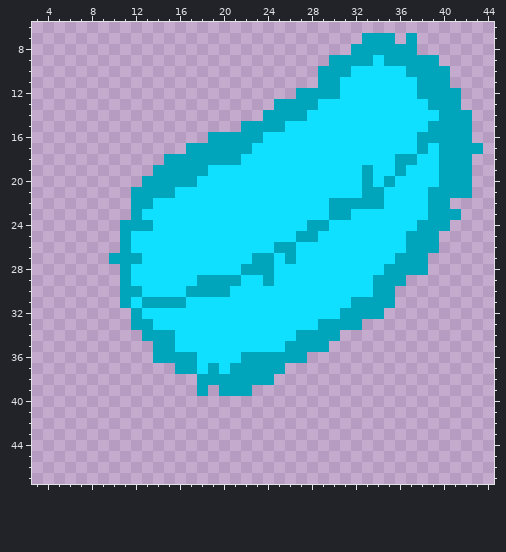
Two versions of one pixel-art sprite, example/images/Fruit/Body/26.png. Above: the version before the commit.
The file is 50x50 pixels. Shown: x 3..44, y 6..47.
And afterwards:
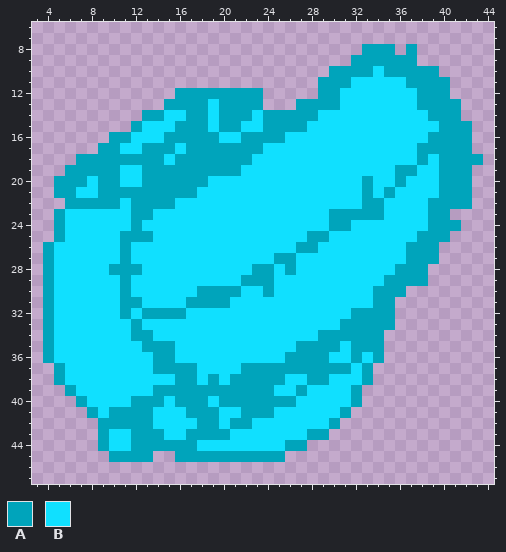
Palette (. is transparent): A #00a4bb  B #10e0ff
The commit says: better dick fruit?
Changes in this commit:
@@ x 3..44 @@
  6 ..........................................
- 7 ..............................AAA.A.......
- 8 .............................AAAAAA.......
- 9 ...........................AAAABAAAAA.....
-10 ..........................AAABBBBBAAAA....
-11 ..........................AABBBBBBBAAA....
-12 ........................AAAABBBBBBBAAAA...
-13 ......................AAAABBBBBBBBBBAAA...
-14 .....................AAAABBBBBBBBBBBBAAA..
-15 ...................AAAABBBBBBBBBBBBBAAAA..
-16 ................AAAAABBBBBBBBBBBBBBAAAAA..
-17 ..............AAAAAABBBBBBBBBBBBBBBABAAAA.
-18 ............AAAAAAABBBBBBBBBBBBBBAABBAAA..
-19 ...........AAAAABBBBBBBBBBBBBBABBABBBAAA..
-20 ..........AAAAABBBBBBBBBBBBBBBABABBBBAAA..
-21 .........AAAABBBBBBBBBBBBBBBBBAABBBBAAAA..
-22 .........AABBBBBBBBBBBBBBBBAAAAABBBBAA....
-23 .........ABBBBBBBBBBBBBBBBBAABBBBBBBAAA...
-24 ........AAABBBBBBBBBBBBBBAABBBBBBBBAAA....
-25 ........ABBBBBBBBBBBBBBBAABBBBBBBBAAA.....
-26 ........ABBBBBBBBBBBBBAABBBBBBBBBBAAA.....
-27 .......AAABBBBBBBBBBAABABBBBBBBBBAAA......
-28 ........ABBBBBBBBBBAAABBBBBBBBBBAAAA......
-29 ........ABBBBBBAAAABBABBBBBBBBBAAA........
-30 ........AABBBBAAAABBBBBBBBBBBBBAA.........
-31 ........ABAAAABBBBBBBBBBBBBBBAAAA.........
-32 .........ABBBBBBBBBBBBBBBBBBAAAA..........
-33 .........AABBBBBBBBBBBBBBBAAAA............
-34 ..........AAABBBBBBBBBBBAAAA..............
-35 ...........AABBBBBBBBBBAAAA...............
-36 ...........AAAABBBBAAAAAA.................
-37 .............AABABAAAAA...................
-38 ...............AAAAAAA....................
-39 ...............A.AAA......................
-40 ..........................................
-41 ..........................................
-42 ..........................................
-43 ..........................................
-44 ..........................................
-45 ..........................................
+ 7 ..........................................
+ 8 ..............................AAA.A.......
+ 9 .............................AAAAAA.......
+10 ...........................AAAABAAAAA.....
+11 ..........................AAABBBBBAAAA....
+12 .............AAAAAAAA.....AABBBBBBBAAA....
+13 ............AAAABAAAA...AAAABBBBBBBAAAA...
+14 ..........AABBAABAAABAAAAABBBBBBBBBBAAA...
+15 .........ABBBAAABAABBAAAABBBBBBBBBBBBAAA..
+16 .......AABBBAAAAABBAAAABBBBBBBBBBBBBAAAA..
+17 ......AABBAAABAAAAAAABBBBBBBBBBBBBBAAAAA..
+18 ....AAAAAAAABAAAAAAABBBBBBBBBBBBBBBABAAAA.
+19 ...AAAAABBAAAAAAAAABBBBBBBBBBBBBBAABBAAA..
+20 ..AAABAABBAAAAAABBBBBBBBBBBBBBABBABBBAAA..
+21 ..AABBAAAAAAAAABBBBBBBBBBBBBBBABABBBBAAA..
+22 ...AAAAABAAAABBBBBBBBBBBBBBBBBAABBBBAAAA..
+23 ..ABBBBBBAABBBBBBBBBBBBBBBBAAAAABBBBAA....
+24 ..ABBBBBBABBBBBBBBBBBBBBBBBAABBBBBBBAAA...
+25 ..ABBBBBAAABBBBBBBBBBBBBBAABBBBBBBBAAA....
+26 .ABBBBBBABBBBBBBBBBBBBBBAABBBBBBBBAAA.....
+27 .ABBBBBBABBBBBBBBBBBBBAABBBBBBBBBBAAA.....
+28 .ABBBBBAAABBBBBBBBBBAABABBBBBBBBBAAA......
+29 .ABBBBBBABBBBBBBBBBAAABBBBBBBBBBAAAA......
+30 .ABBBBBBABBBBBBAAAABBABBBBBBBBBAAA........
+31 .ABBBBBBAABBBBAAAABBBBBBBBBBBBBAA.........
+32 .ABBBBBBABAAAABBBBBBBBBBBBBBBAAAA.........
+33 .ABBBBBBBABBBBBBBBBBBBBBBBBBAAAAA.........
+34 .ABBBBBBBAABBBBBBBBBBBBBBBAAAAAA..........
+35 .ABBBBBBBBAAABBBBBBBBBBBAAAABAAA..........
+36 .ABBBBBBBBBAABBBBBBBBBBAAAABBABA..........
+37 ..ABBBBBBBBAAAABBBBAAAAAAAAAABA...........
+38 ..ABBBBBBBBBBAABABAAAAABBAABBBA...........
+39 ...ABBBBBBBAAAAAAAAAAABBABBBBA............
+40 ....ABBBBAAABAAABAAAAAAABBBBBA............
+41 .....ABAAAABBBAAABBAAABBBBBBA.............
+42 ......AAAAABBBBAABAABBBBBBBA..............
+43 ......ABBAAABBAAAABBBBBBBAA...............
+44 ......ABBAAAAAABBBBBBBBAA.................
+45 .......AAAA..AAAAAAAAAA...................
 46 ..........................................
